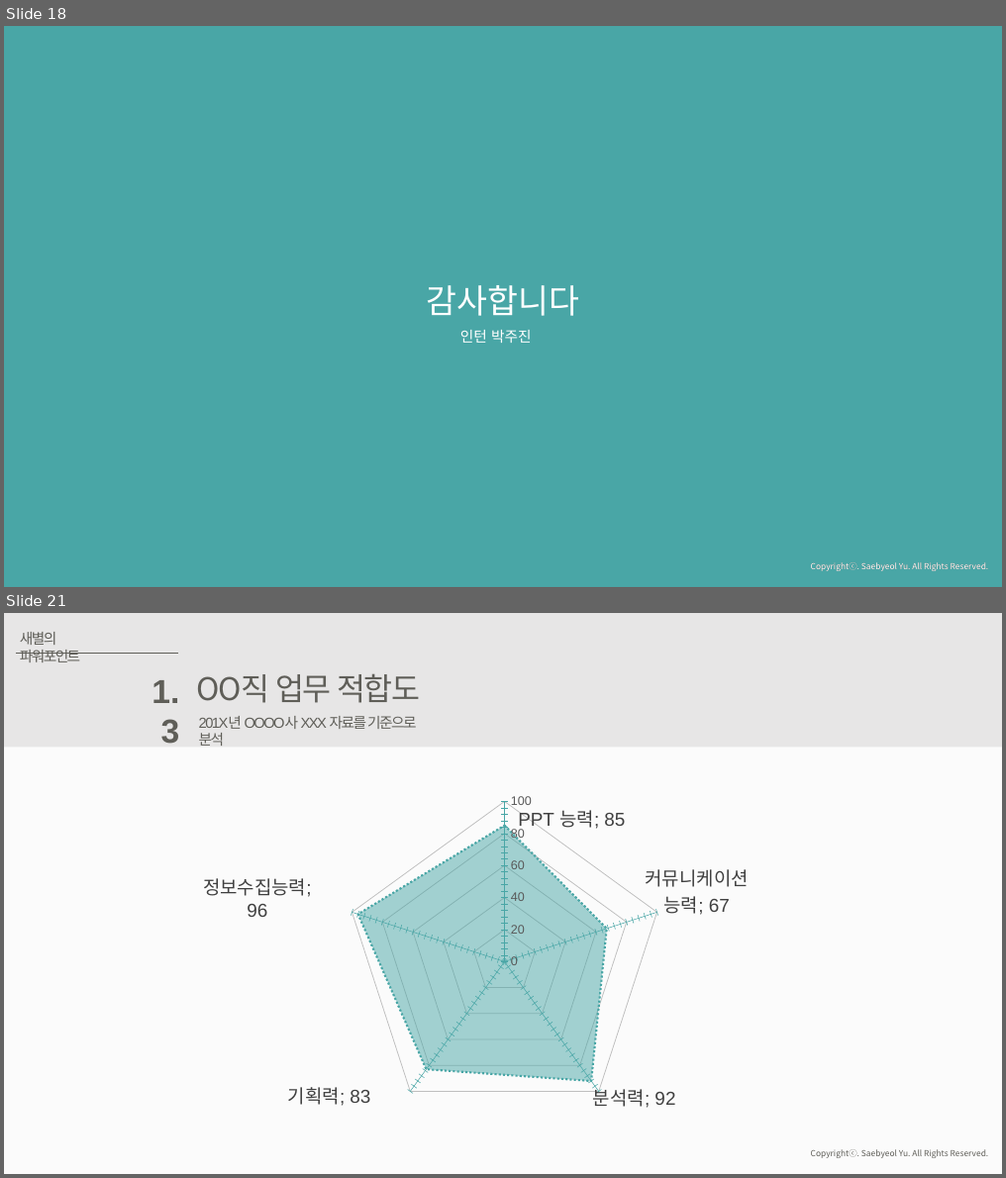
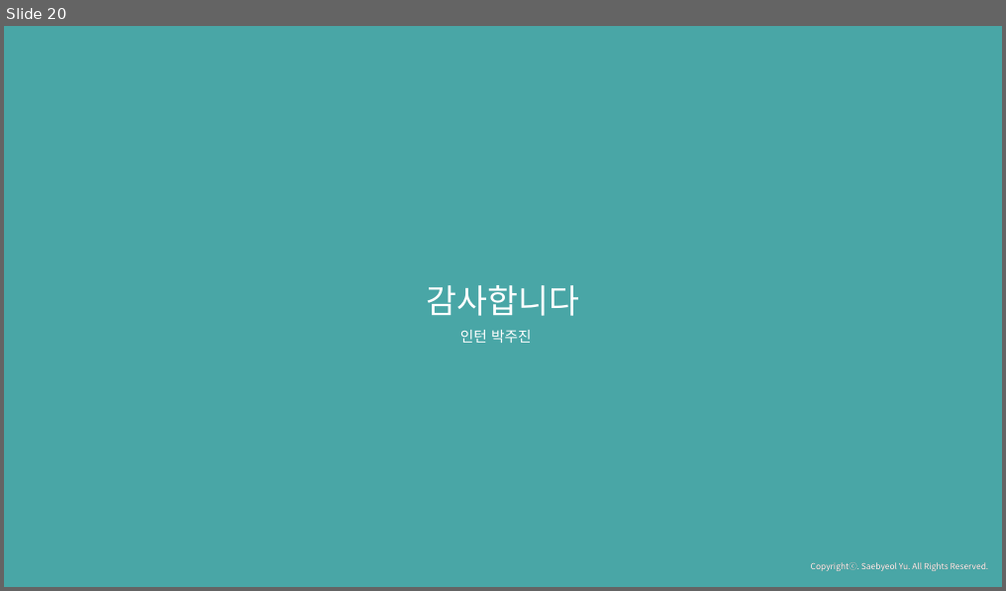
Before and after one commit to JuJinPark/interproject-process, a slide deck: 발표/internProject(20191010).pptx. Shown one above the other, each under a label of ours: slides 18 and 21 before the commit, slide 20 after it; the slides between them are not shown. The pictures are 1006x1178 and 1006x591 pixels, drawn with LibreOffice and Linux fonts; fonts in the diff are those of the drawing. Boxes give left, top, right and bottom in pixels: in the first picture for what was removed or moved away, otherwise in the second. Text is boxed around its words. In the diff, an @@ line names an element or a change of style, - is before the commit and + after.

```diff
--- a/발표/internProject(20191010).pptx
+++ b/발표/internProject(20191010).pptx
@@ slide 21 removed at box(4, 613, 1002, 1174), background #FBFBFB; not listed: 1 template element that a slide beside it also shows @@
@@ rectangle removed at box(4, 613, 1002, 747) @@
@@ text removed at box(20, 632, 80, 663) @@
-새별의 파워포인트
@@ line removed from (15, 654) to (178, 654) @@
@@ text removed at box(152, 680, 180, 744) @@
-1.3
@@ text removed at box(197, 673, 420, 703) @@
-OO직 업무 적합도
@@ text removed at box(199, 716, 416, 746) @@
-201X년 OOOO사 XXX 자료를 기준으로 분석
@@ radar filled chart removed at box(178, 788, 831, 1130) @@
-categories: PPT 능력, 커뮤니케이션 능력, 분석력, 기획력, 정보수집능력
-Series 1: 85, 67, 92, 83, 96
@@ what was slide 18 is now slide 20 @@
```
Also in this commit, not shown: 14 slides changed, 2 slides added, 11 other slides removed, 3 other files.
